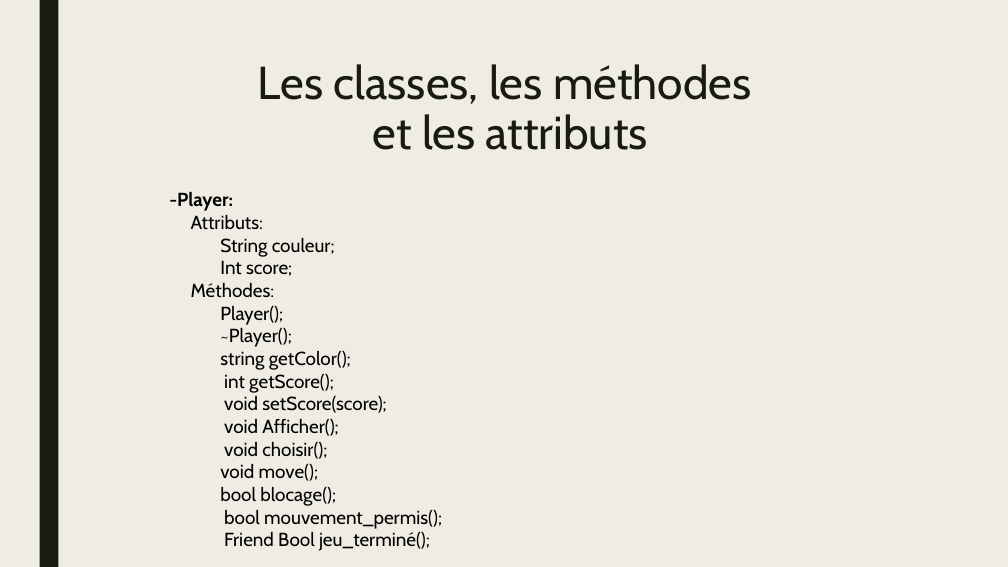
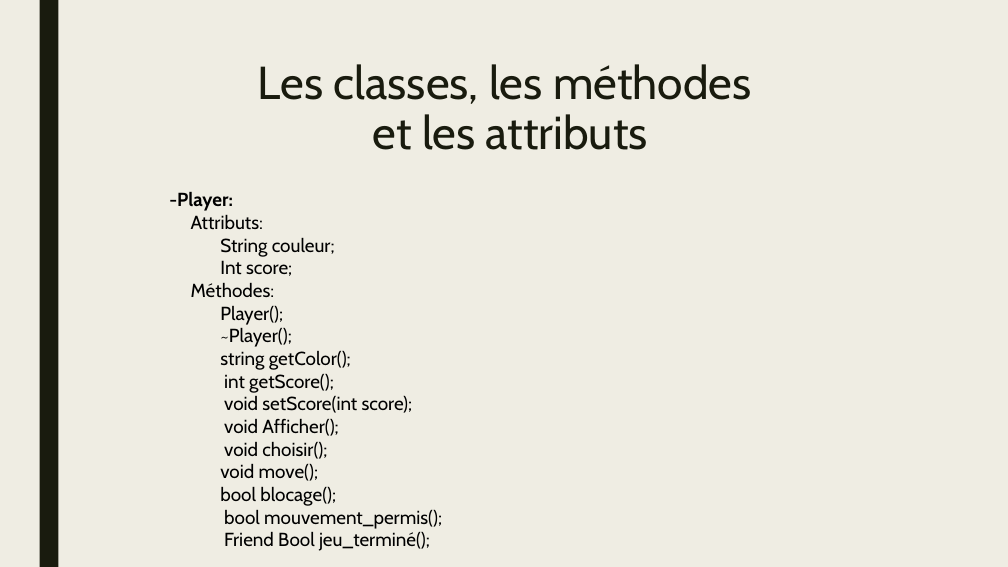
Before and after one commit to KhFiras99/Othello-Project, a slide deck: slide 13 of Othello-groupe1.pptx. Drawn at 1008x567 pixels with LibreOffice and Linux fonts; fonts in the diff are those of the drawing. Boxes give left, top, right and bottom in pixels: in the first picture for what was removed or moved away, otherwise in the second. Text is boxed around its words. In the diff, an @@ line names an element or a change of style, - is before the commit and + after.

Commit message:
initialisation

```diff
--- a/Othello-groupe1.pptx
+++ b/Othello-groupe1.pptx
@@ text at bbox=[224, 395, 413, 413]: text changed @@
-void setScore(score);
+void setScore(int score);
```
